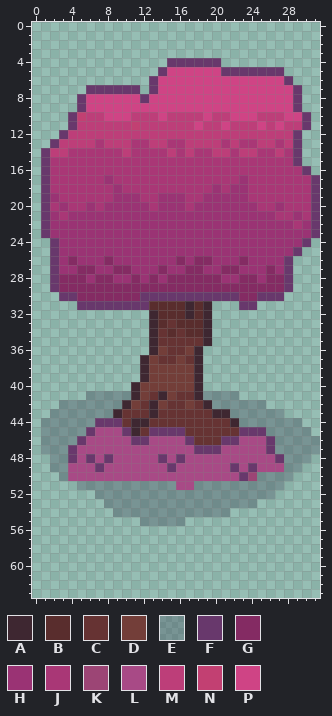
Pixel-art sprite: Assets/Sprites/Environment/Trees/Tree 1.png. Above: the version before the commit.
The file is 32x64 pixels. Colours within 5 levels of each other are drawn and written as one.
Palette (. is transparent): A #3e2731  B #592d2d  C #663333  D #733e39  E #1f153340  F #68386c  G #842b63  H #9a3374  J #a93776  K #9c4575  L #a84a86  M #bd3e79  N #c24072  P #cf4485
Pixels before, first column x 1:
 4 ..............FFFFFF...........
 5 .............FPPPPPPFFFFFFF....
 6 ............FPPPPPPPPPPPPPPF...
 7 .....FFFFFF.FPPPPPPPPPPPPPPPF..
 8 ....FPPPPPPFPPPPPPPPPPPPPPPPF..
 9 ....FPPPPPPPPPPPPPPPPPPPPPPPF..
10 ...FNMMPPPMMMPMMMMPMMPPPMMMPPF.
11 ...FMMMMMMNMMMMMMPMMPMMMPMPMMF.
12 ..FMMMMMMMMMMMMMMMMMMMMMMMMMF..
13 .FMMMMJMMMJJMMJJMMMMJMJJMMJMF..
14 FMMJJJJJJMJJJJMJMJJMMJMMJJMJF..
15 FJJJJJJJJJJJJJJJJJJJJJJJJJJJF..
16 FJJJJJJJJJJJJJJJJJJJJJJJJJJJJF.
17 FJJJJJJHJJJJJJJJJJJJJJHJJJJJJJF
18 FJJJJJJJHJJJJJJJJJJHJHHJJJJJJJF
19 FHJJJJJJHHHJJHHHJJHHHHHJJJJJJJF
20 FJHJJHJHHHHHJHHHJHHHHHHHJJHJJJF
21 FHJHHHHHHHHHHHHHHHHHHHHHHHJJHJF
22 FHHHHHHHHHHHHHHHHHHHHHHHHHHHJHF
23 FHHHHHHHHHHHHHHHHHHHHHHHHHHHHHF
24 .FHHHHHHHHHHHHHHHHHHHHHHHHHHHF.
25 .FHHHHHHHHHHHHHHHHHHHHHHHHHHF..
26 .FHGHHHGHHHHHHHGHGGHHHGHHHHF...
27 .FHHGGHHGGHHHGHHGGHHGGHHHGHF...
28 .FGGGHGGHHGHGHGGGGGGHHGGHGGF...
29 .FGGGGGGGGGGGGGGGGGGGGGGGGGF...
30 ..FFGGGGGGGFFFFFFFFFFFGGFFF....
31 ....FFFFFFFFBBBBABA...FF.......
32 ............ABBBABA............
33 ............ABCBBBA............
34 ............ACBCBBA............
35 ............ACCCCCA............
36 ............ADCCDA.............
37 ...........ADCCDCA.............
38 ...........ADDDDDA.............
39 ...........ADDDDDA.............
40 ..........ADDDDDDA.............
41 .....EEEEEADCADCCAEEEE.........
42 ..EEEEEEEADCADCCDCAEEEEEE......
43 .EEEEEEEACCCACCCCCCAAEEEEEE....
44 EEEEEEFFFCAACCCCCCCCCAEEEEEEE..
45 EEEEEFLLLFACFFFFCCCCCCFFFEEEEE.
46 EEEEFLLLLLFFLLLLFCCCFFLLLFEEEEE
47 EEEFLLLLLLLLLLLLLFFFLLLLLFEEEEE
48 .EEFLFLFLLLLLFLFLLLLLLLLLLFEEE.
49 .EELLLFLLLLLLLFLLLLLLFLFLLLEE..
50 ..ELLLLLLLLLLLLLLLLLLLFKEEEE...
51 ....EEEEEEEEEEELLEEEEEEEEEE....
52 ......EEEEEEEEEEEEEEEEEEEE.....
53 .......EEEEEEEEEEEEEEEEE.......
54 ........EEEEEEEEEEEEE..........
55 ...........EEEEE...............
Once edited:
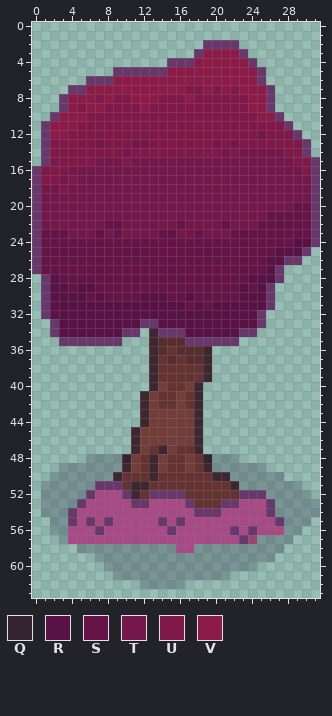
Colours new in this view: Q #362332  R #591245  S #661448  T #74174a  U #801949  V #8c1c47
Edits made:
Changed rows in their new state; - is an unchanged pixel.
first column x 0:
 2 -------------------FFFF---------
 3 ------------------FVVVVF--------
 4 ------------------VVVVVVF-------
 5 ---------FFFFF-VVVVVVVVVV-..----
 6 ------FFFVVVVVVVVVVVVVVVVF...---
 7 ----FFVVVVVVVVVVVUUVUVUVVVF...--
 8 ---FVVVUVUUVVVUUUVUUUUUUVVF...--
 9 ---FVUVVUUUUVUUUUUUUUUUUVVF...--
10 --FVVVUUUUUUUUUUUUUUUUUUUVVF...-
11 -FVVVUUUUUUUUUUUUUUUUUUUUUUUF..-
12 -FVVUUUUUUUUUUUUUUUUUUUUUTUUU---
13 -FUUUUUTUUUTTUUUUUUUTUTUUUUUUUF-
14 --UUUUUUUUTUUUUUUUUUUTUTTTTTUUF-
15 --UUUUUTTTUTTTTTTTTTTTTTTTTTTUUF
16 FUUUTTTTTTTTTTTTTTTTTTTTTTTTTTUF
17 FUUTUTTTTTTTTTTTTTTTTTTTTTTTTTT-
18 FTTUTTTTTTTTTTTTTTTTTTTTTTTTTTT-
19 FTTTTTTTTTTTTTTTTTTTTTTTTTTTTTT-
20 FTTTTTTTTTTTTTTTTTTTTTTTTTTTTSS-
21 FTTTTTTTTTTTTTTTTTTTTTTTTTSSSSS-
22 FTTTTTTTSSTTTTTTSTTTTSTTTSSSSSS-
23 FSSSTTTSTSTTTTSSTTSTTTSSSSSSSSS-
24 FSSSSSSSSSSSSSSSSSSSSSSSSSSSSRRF
25 FSSSSSSSSSSSSSSSSSSSSSSSSSSRRRF-
26 FSSSSSSSSSSSSSSSSSSSSSSSSSRR-F--
27 FSSSSSSSSSSSSSSSSSSSSSSSSSRF.---
28 -FRSSSSSSSSSSSSSSSSSSSSSRRRF.---
29 -FRRSRRSSSSSSSSSSSSSSSSRSRF..---
30 -FRRRRSRSSSSRRRSSRSSSSSRRR-.----
31 -FRRRRRRRRRRRRRRRSRSRRRRRRF-----
32 -FRRRRRRRRRRRRRRRRRRRRRRRF------
33 --FRRRRRRRRRFFRRRRRRRRRRRF------
34 --FRRRRRRRFF--FFFRRRRRRFF-------
35 ---FFFFFFF----BBBFFFFFF---------
36 --------------B-BBBA------------
37 ------------.A-BCBBA------------
38 ------------.ACCCCCA------------
39 ------------.ACCCCCA------------
40 -----------..A-CC---------------
41 ------......ADCCD--....---------
42 ---.........ADC-DCA.......------
43 --..........ADDDDDA.........----
44 -...........-DDDDDA...........--
45 -..........-DDDDDDA............-
46 -..........ADDDDDDA.............
47 -..........ADCADCCA.............
48 --....EEEEQDCADCCDCQEEE........-
49 --.-EEEEEEADCADCCDCAEEEEEE....--
50 --E-EEEEEACCCACCCCCCAAEEE---.---
51 -EEEE--FFFCAACCCCCCCCCA-----EE--
52 -EEEEEFLLLFACFFFFCCCCCCFFF-EEEE-
53 -EEEEFLLLLLFFLLLLFCCCFFLLLFEEEEE
54 -EEEFLLLLLLLLLLLLLFFFLLLLLFEEEEE
55 --EEFLFLFLLLLLFLFLLLLLLLLLLFEEE-
56 --EELLLFLLLLLLLFLLLLLLFLFLLLEE--
57 ---ELLLLLLLLLLLLLLLLLLLFKEEEE---
58 -----EEEEEEEEEEELLEEEEEEEEEE----
59 -------EEEEEEEEEEEEEEEEEEEE-----
60 --------EEEEEEEEEEEEEEEEE-------
61 ---------EEEEEEEEEEEEE----------
62 ------------EEEEE---------------
Changed places in both pictures, as pixel boxes (x1, y1, x2, y2):
changed: (32, 40, 320, 589)
